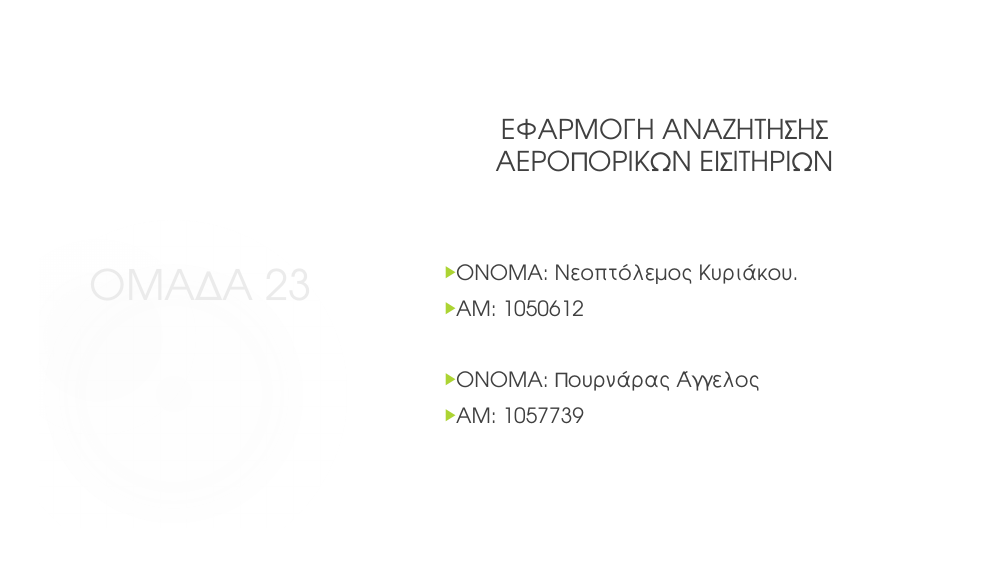
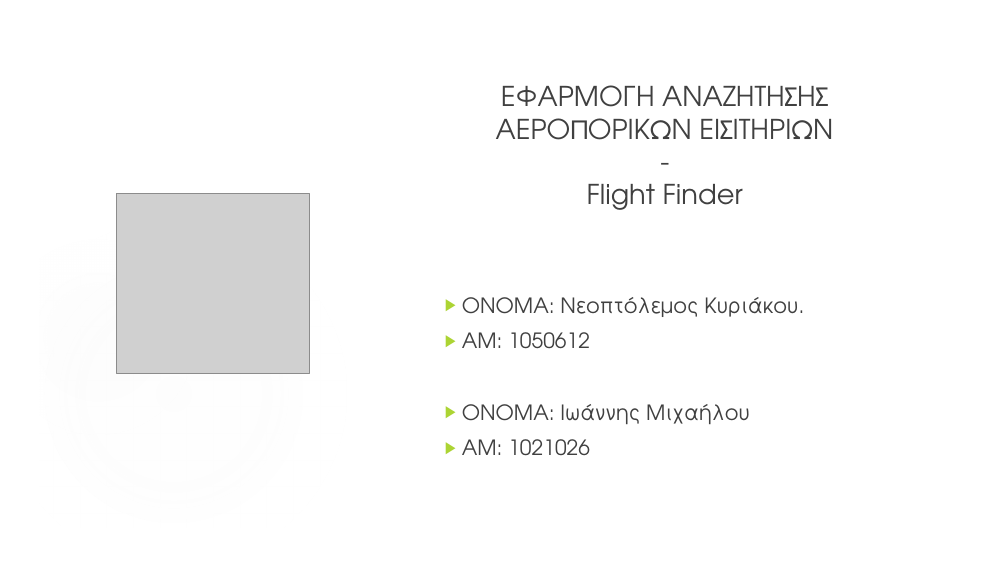
Before and after one commit to STiXzoOR/up-flightfinder-v2, a slide deck: slide 1 of resources/report/project_preview.pptx. Drawn at 1008x567 pixels with LibreOffice and Linux fonts; fonts in the diff are those of the drawing; grey boxes stand for pictures; background and template pictures are left out. Boxes give left, top, right and bottom in pixels: in the first picture for what was removed or moved away, otherwise in the second. Text is boxed around its words. In the diff, an @@ line names an element or a change of style, - is before the commit and + after.

```diff
--- a/resources/report/project_preview.pptx
+++ b/resources/report/project_preview.pptx
@@ text at (x1=496, y1=85, x2=833, y2=210): text changed @@
-ΕΦΑΡΜΟΓΗ ΑΝΑΖΗΤΗΣΗΣ ΑΕΡΟΠΟΡΙΚΩΝ ΕΙΣΙΤΗΡΙΩΝ
+ΕΦΑΡΜΟΓΗ ΑΝΑΖΗΤΗΣΗΣ ΑΕΡΟΠΟΡΙΚΩΝ ΕΙΣΙΤΗΡΙΩΝ
+-
+Flight Finder
@@ title removed at (x1=82, y1=94, x2=359, y2=474) @@
-ΟΜΑΔΑ 23
@@ picture added at (x1=116, y1=194, x2=309, y2=374) @@
@@ text at (x1=462, y1=404, x2=750, y2=456): text changed @@
-▶ ΟΝΟΜΑ: Πουρνάρας Άγγελος
-▶ ΑΜ: 1057739
+▶ ΟΝΟΜΑ: Iωάννης Μιχαήλου
+▶ ΑΜ: 1021026
```
Also in this commit, not shown: 4 other slides changed, 2 slides added, 3 slides removed.
